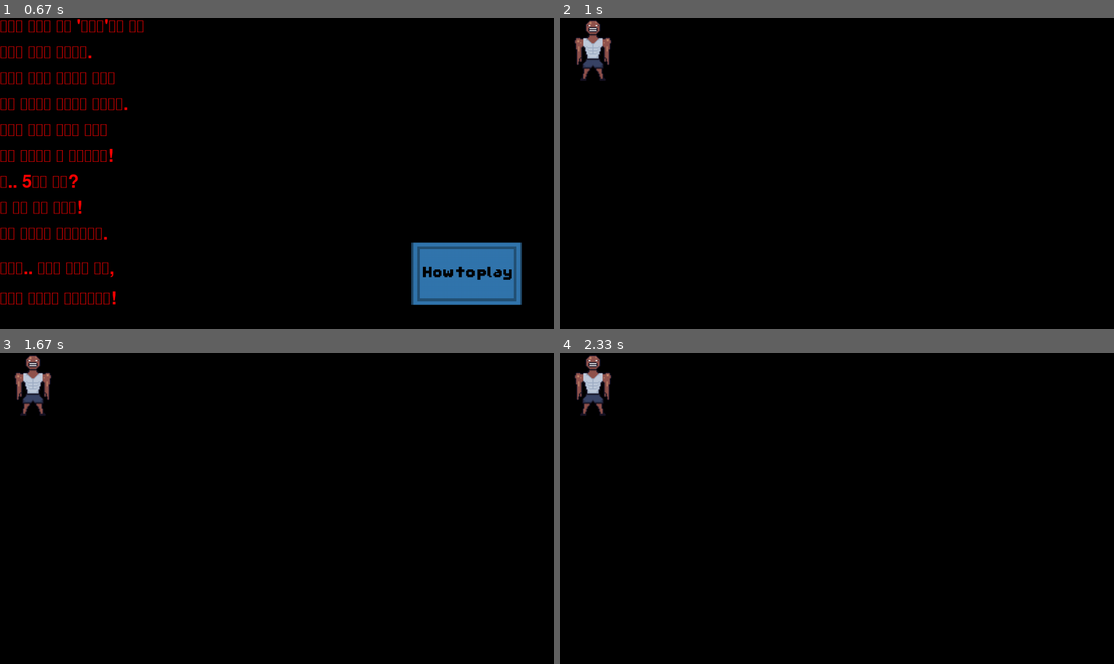
Above: before the commit, frames 1-4 (two rows, left to right).
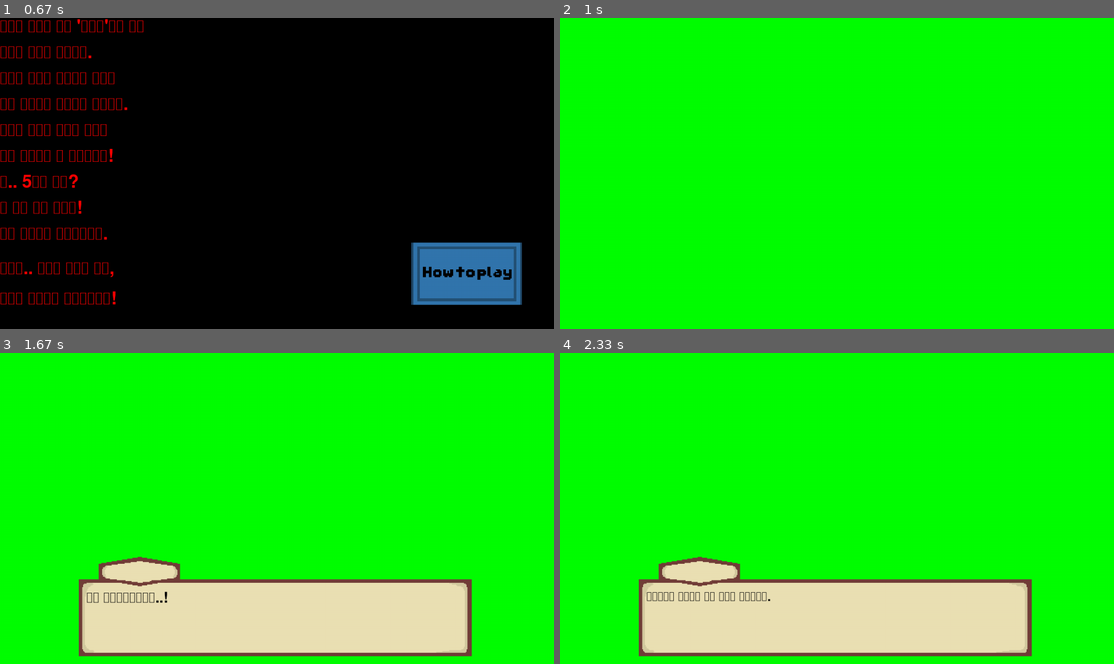
Above: after the commit, the same moments.

Repository: junseowon/PyGame
Game: pygame game, started from Game/main.py
The game is run twice, just before and just after one commit, with the same random seed, the same clock (stepped at 60 frames per second) and the same inputs.
Inputs (mouse positions are in pixels of both pictures, inside the frame that each line leads up to):
- Up to frame 1 (0.67 s): click (277, 273) at 0.38 s
- Up to frame 2 (1 s): click (1025, 273) at 0.72 s
- Up to frame 3 (1.67 s): tap Space at 1, 1.4 s
- Up to frame 4 (2.33 s): tap Space at 1.7, 1.9, 2.2 s

Frame 1 is identical in both runs. In frame 2, 100% of the frame differs, in the area x 0-100%, y 0-100%; in frame 3, 100%; in frame 4, 100%.

Commit message:
quest_update

Diff:
--- /dev/null
+++ b/Game/animal_quests.py
@@ -0,0 +1,17 @@
+import pygame
+from load_fonts import *
+
+def hamzzizzi_quest(input_screen, font_color, input_line):
+    dialog = pygame.image.load("images/characters/Dialog.png")
+    input_screen.blit(dialog, (0, 0))
+
+    if input_line == 1:
+        handwriting_font(input_screen, "해바라기씨를 잃어버렸어요..", font_color, 200, 550, 50)
+    elif input_line == 2:
+        handwriting_font(input_screen, "동생 생일선물이였는데..!", font_color, 200, 550, 50)
+    elif input_line == 3:
+        handwriting_font(input_screen, "우와.. 찾아주신다구요?", font_color, 200, 550, 50)
+    elif input_line == 4:
+        handwriting_font(input_screen, "감사합니다!!", font_color, 200, 550, 50)
+    elif input_line == 5:
+        handwriting_font(input_screen, "햄찌찌씨의 잃어버린 동생 선물을 찾아주세요.", font_color, 200, 550, 45)
--- a/Game/game.py
+++ b/Game/game.py
@@ -1,9 +1,9 @@
 from load_sounds import *
 from load_fonts import *
-from player import *
 
-def menu(input_screen, input_image, font_color):
-    input_screen.blit(input_image, (0, 0))
+def menu(input_screen, font_color):
+    background = pygame.image.load("images/backgrounds/Robby.png")
+    input_screen.blit(background, (0, 0))
     handwriting_font(input_screen, "휴식이 없는 나에게", font_color, 0, 0, 80)
     handwriting_font(input_screen, "진정한 휴식이 뭔지 알려주는", font_color, 0, 80, 80)
     handwriting_font(input_screen, "감동 깊은 게임", font_color, 0, 160, 80)
--- a/Game/main.py
+++ b/Game/main.py
@@ -4,6 +4,7 @@
 from load_sounds import *
 from game import *
 from player import *
+from animal_quests import *
 
 pygame.init()
 
@@ -24,11 +25,9 @@
 
 howtoplay_button = pygame.image.load("images/buttons_UI/howtoplay_button.png")
 howtoplay_button_act = pygame.image.load("images/buttons_UI/howtoplay_button_act.png")
-background = pygame.image.load("images/backgrounds/Robby.png")
-
 
 def play():
-    menu(screen, background, BLACK)
+    menu(screen, BLACK)
     while True:
         for event in pygame.event.get():
             if event.type == pygame.QUIT:
@@ -37,7 +36,7 @@
         Button(screen, howtoplay_button, 512, 520, 256, 144, howtoplay_button_act, 512, 520, call_explain_game)
 
         pygame.display.update()
-        fps.tick(60)
+        fps.tick(30)
 
 def call_explain_game():
     explain_game(screen, BLACK, RED)
@@ -50,23 +49,24 @@
         Button(screen, howtoplay_button, 950, 520, 256, 144, howtoplay_button_act, 950, 520, game)
 
         pygame.display.update()
-        fps.tick(60)
+        fps.tick(30)
 
 def game():
-    moving_sprites = pygame.sprite.Group()
-    player = PlayerIdle(0, 0)
-    moving_sprites.add(player)
-
+    screen.fill((0, 255, 0))
+    newline = 0
     while True:
         for event in pygame.event.get():
             if event.type == pygame.QUIT:
                 pygame.quit()
+            if event.type == pygame.KEYDOWN:
+                if event.key == pygame.K_SPACE:
+                    newline += 1
+                    hamzzizzi_quest(screen, BLACK, newline)
 
-        screen.fill((0, 0, 0))
-        player.animate()
-        moving_sprites.draw(screen)
-        moving_sprites.update(0.05)
-        pygame.display.flip()
-        fps.tick(60)
+                    if newline > 5:
+                        game()
+
+        pygame.display.update()
+        fps.tick(30)
 
 play()
--- a/Game/player.py
+++ b/Game/player.py
@@ -1,27 +1 @@
 import pygame
-
-class PlayerIdle(pygame.sprite.Sprite):
-    def __init__(self, pos_x, pos_y):
-        super().__init__()
-        self.sprites = []
-        self.is_animating = False
-        self.sprites.append(pygame.image.load("images/player/Player_Idle_1.png"))
-        self.sprites.append(pygame.image.load("images/player/Player_Idle_2.png"))
-        self.current_sprite = 0
-        self.image = self.sprites[self.current_sprite]
-
-        self.rect = self.image.get_rect()
-        self.rect.topleft = [pos_x, pos_y]
-
-    def animate(self):
-        self.is_animating = True
-
-    def update(self, speed):
-        if self.is_animating == True:
-            self.current_sprite += speed
-
-            if self.current_sprite >= len(self.sprites):
-                self.current_sprite = 0
-                self.is_animating = False
-
-        self.image = self.sprites[int(self.current_sprite)]
Binary file changed: images/characters/Dialog.png
